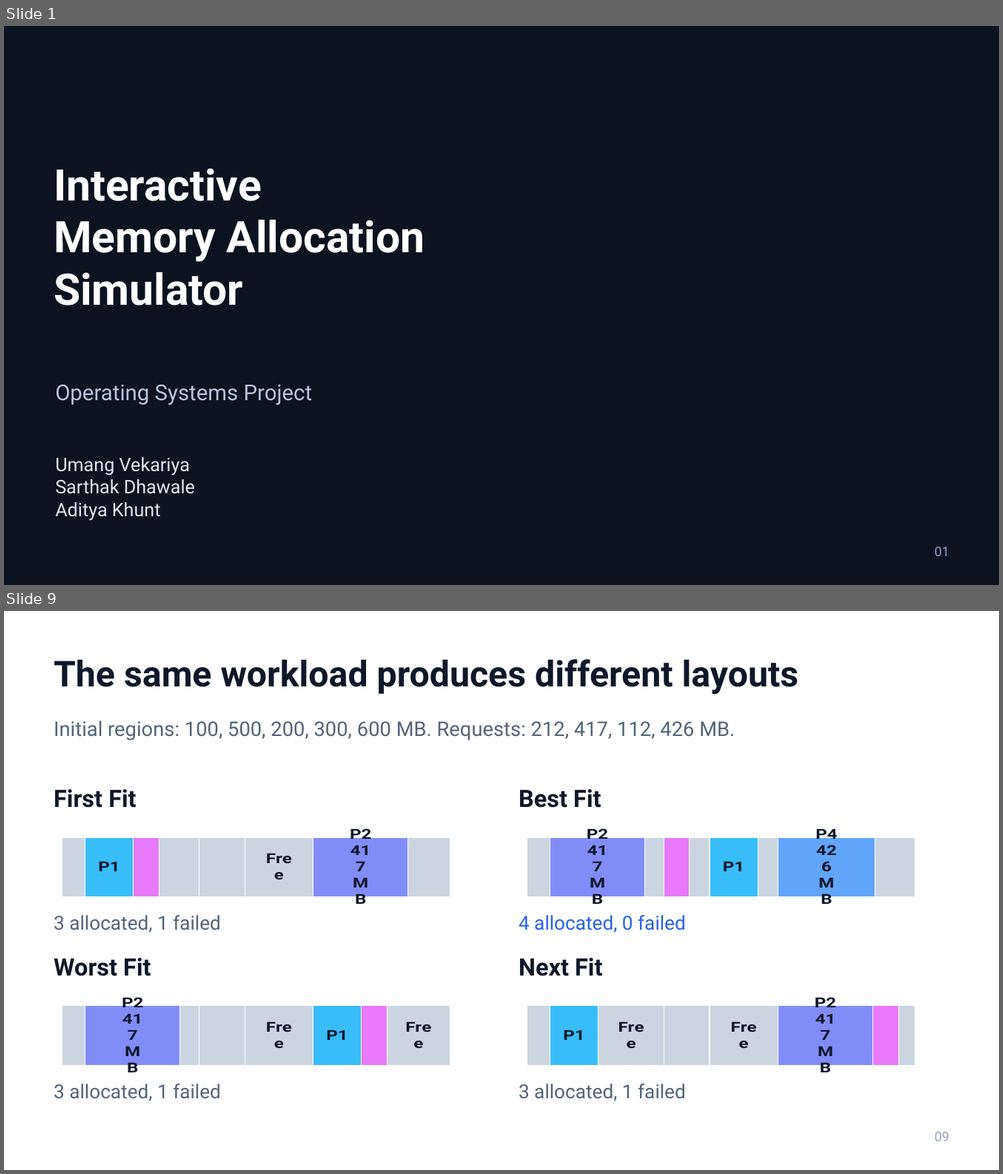
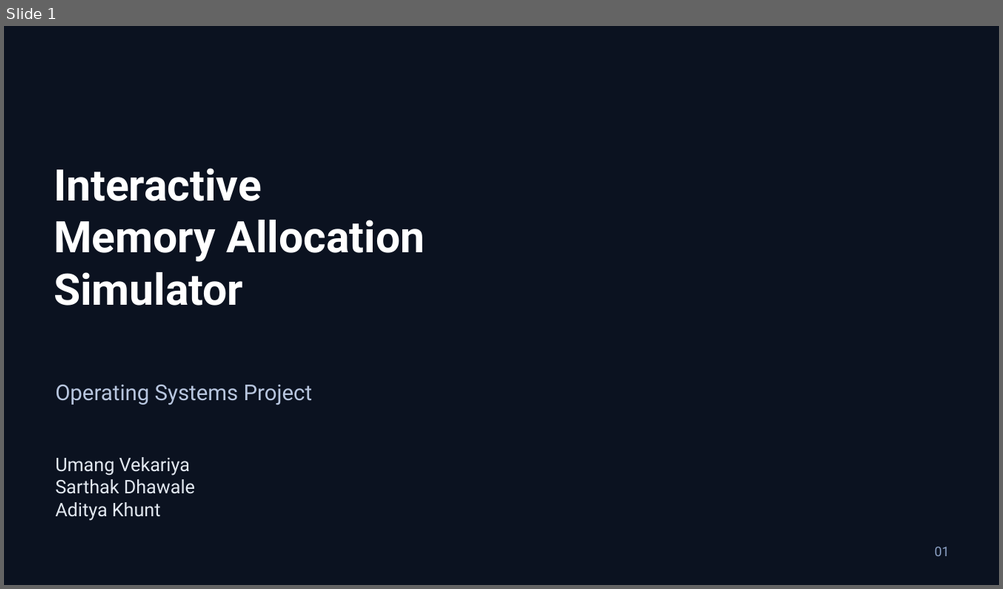
Before and after one commit to Umang-Vekariya/interactive-memory-allocation-simulator, a slide deck: docs/presentation/Interactive-Memory-Allocation-Simulator.pptx. Shown one above the other, each under a label of ours: slides 1 and 9 before the commit, slide 1 after it; the slides between them are not shown. The pictures are 1003x1174 and 1003x589 pixels, drawn with LibreOffice and Linux fonts; fonts in the diff are those of the drawing; background and template pictures are left out. Boxes give left, top, right and bottom in pixels: in the first picture for what was removed or moved away, otherwise in the second. Text is boxed around its words. In the diff, an @@ line names an element or a change of style, - is before the commit and + after.

```diff
--- a/docs/presentation/Interactive-Memory-Allocation-Simulator.pptx
+++ b/docs/presentation/Interactive-Memory-Allocation-Simulator.pptx
@@ slide 9 removed at box(4, 611, 999, 1170), background #FFFFFF @@
@@ text removed at box(54, 659, 798, 695) @@
-The same workload produces different layouts
@@ text removed at box(54, 721, 734, 741) @@
-Initial regions: 100, 500, 200, 300, 600 MB. Requests: 212, 417, 112, 426 MB.
@@ text removed at box(54, 789, 136, 808) @@
-First Fit
@@ text removed at box(518, 789, 600, 808) @@
-Best Fit
@@ bar stacked chart removed at box(54, 827, 481, 908) @@
-categories: 1
-Series 1: 100
-P1: 210
-Series 3: 110
-Series 4: 180
-Series 5: 200
-Free: 300
-P2: 417
-Series 8: 180
@@ bar stacked chart removed at box(519, 827, 946, 908) @@
-categories: 1
-Series 1: 100
-P2: 417
-Series 3: 80
-Series 4: 110
-Series 5: 90
-P1: 210
-Series 7: 90
-P4: 426
-Series 9: 170
@@ text removed at box(54, 915, 221, 933) @@
-3 allocated, 1 failed
@@ text removed at box(518, 915, 686, 933) @@
-4 allocated, 0 failed
@@ text removed at box(54, 958, 151, 977) @@
-Worst Fit
@@ text removed at box(518, 958, 602, 977) @@
-Next Fit
@@ bar stacked chart removed at box(54, 996, 481, 1076) @@
-categories: 1
-Series 1: 100
-P2: 417
-Series 3: 80
-Series 4: 200
-Free: 300
-P1: 210
-Series 7: 110
-Free: 280
@@ bar stacked chart removed at box(519, 996, 946, 1076) @@
-categories: 1
-Series 1: 100
-P1: 210
-Free: 290
-Series 4: 200
-Free: 300
-P2: 417
-Series 7: 110
-Series 8: 70
@@ text removed at box(54, 1084, 221, 1102) @@
-3 allocated, 1 failed
@@ text removed at box(518, 1084, 686, 1102) @@
-3 allocated, 1 failed
@@ text removed at box(934, 1132, 949, 1142) @@
-09
```
Also in this commit, not shown: 5 slides changed, 8 slides added, 11 other slides removed, 1 other file.
